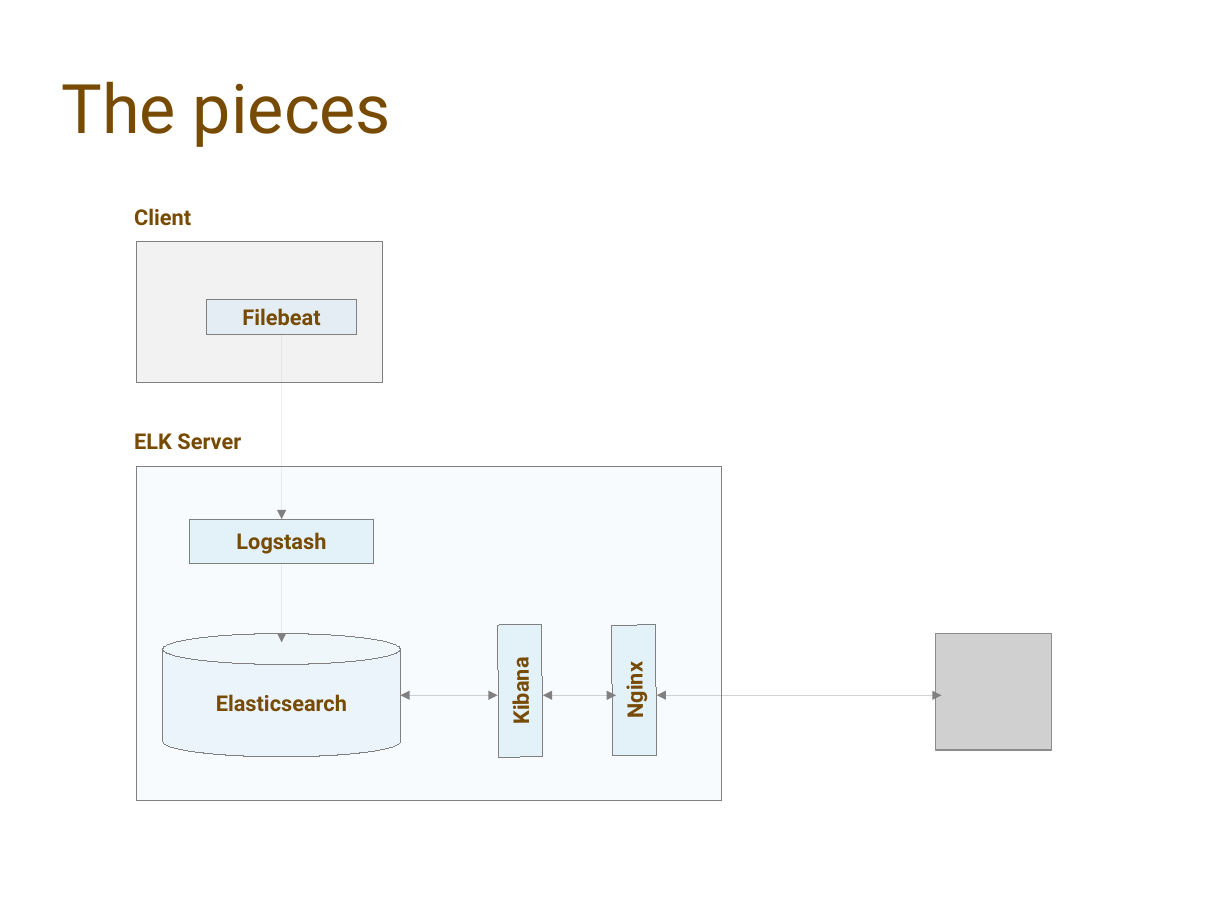
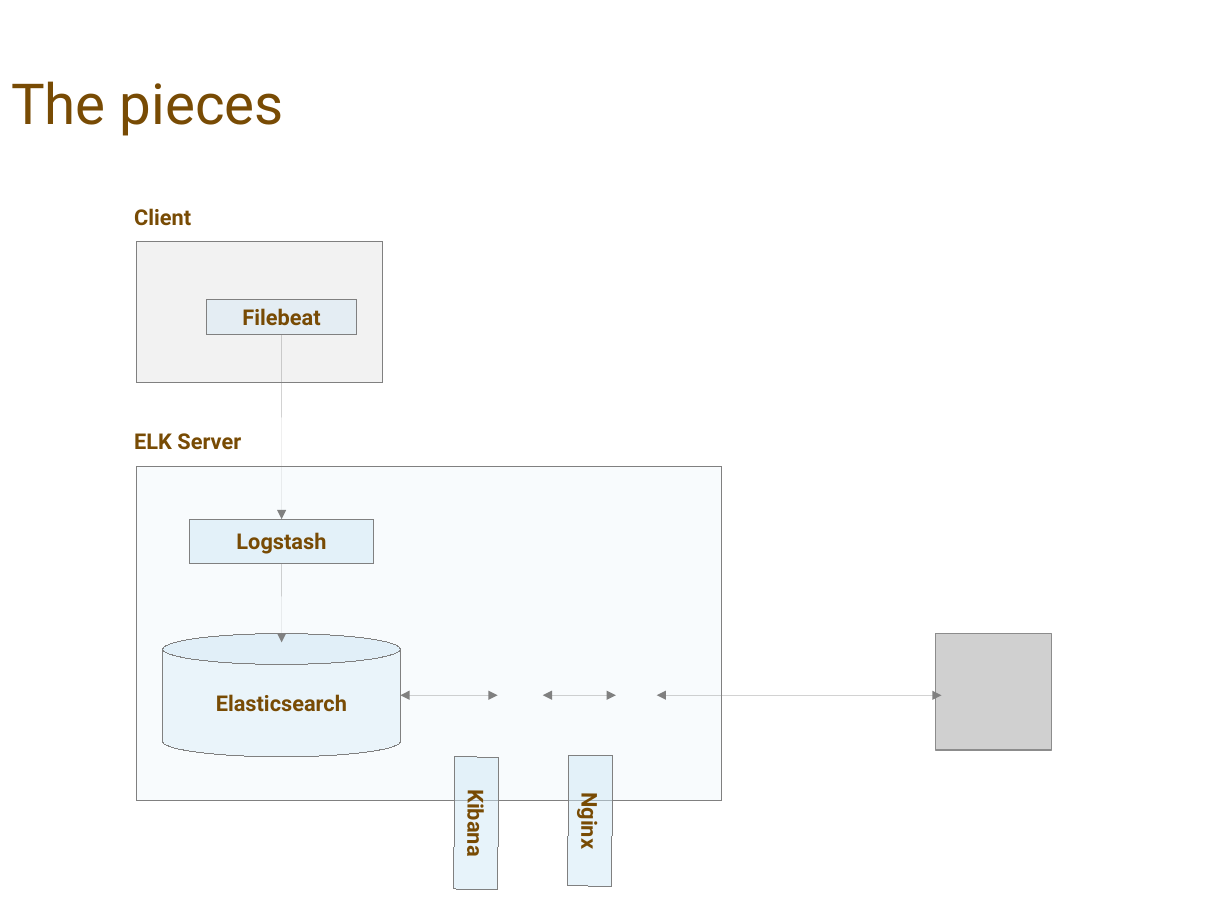
Before and after one commit to justmeandopensource/elk, a slide deck: slide 2 of ELK-Stack.odp. Drawn at 1232x924 pixels with LibreOffice and Linux fonts; fonts in the diff are those of the drawing; grey boxes stand for pictures; background and template pictures are left out. Boxes give left, top, right and bottom in pixels: in the first picture for what was removed or moved away, otherwise in the second. Text is boxed around its words. In the diff, an @@ line names an element or a change of style, - is before the commit and + after.

```diff
--- a/ELK-Stack.odp
+++ b/ELK-Stack.odp
@@ title "The pieces": place and size @@
-title "The pieces" at [62, 81, 391, 147]
+title "The pieces" at [11, 81, 284, 136]
@@ title "The pieces" at [11, 81, 284, 136]: size 44 to 36.4 pt; line spacing 1 to 0.9 @@
@@ rectangle removed at [136, 243, 382, 383] @@
@@ freeform shape added at [136, 243, 382, 383], fill #B2B2B2 at 17% opacity, outline #808080 0 pt @@
@@ arrow removed from (282, 334) to (282, 520) @@
@@ freeform shape added at [282, 334, 282, 519], outline #808080 0 pt @@
@@ rectangle removed at [136, 466, 722, 800] @@
@@ freeform shape added at [136, 466, 722, 800], fill #CFE7F5 at 14% opacity, outline #808080 0 pt @@
@@ arrow removed from (282, 563) to (282, 643) @@
@@ freeform shape added at [282, 563, 282, 643], outline #808080 0 pt @@
@@ rectangle removed at [497, 625, 542, 758] @@
-Kibana
@@ rectangle removed at [612, 625, 657, 756] @@
-Nginx
@@ cylinder removed at [163, 634, 401, 757] @@
-Elasticsearch
@@ freeform shape added at [163, 634, 401, 757], fill #CFE7F5 at 32% opacity, outline #808080 0 pt, 14 pt, text #784B04, bold @@
+Elasticsearch
@@ double arrow removed from (400, 695) to (497, 695) @@
@@ freeform shape added at [400, 695, 497, 695], outline #808080 0 pt @@
@@ double arrow removed from (543, 695) to (616, 695) @@
@@ freeform shape added at [543, 695, 616, 695], outline #808080 0 pt @@
@@ double arrow removed from (657, 695) to (942, 695) @@
@@ freeform shape added at [657, 695, 942, 695], outline #808080 0 pt @@
@@ freeform shape added at [454, 757, 499, 890], fill #CFE7F5 at 49% opacity, outline #808080 0 pt, 14 pt, text #784B04, bold @@
+Kibana
@@ freeform shape added at [568, 756, 613, 887], fill #CFE7F5 at 49% opacity, outline #808080 0 pt, 14 pt, text #784B04, bold @@
+Nginx
```
Also in this commit, not shown: 8 other slides changed, 1 other file.
